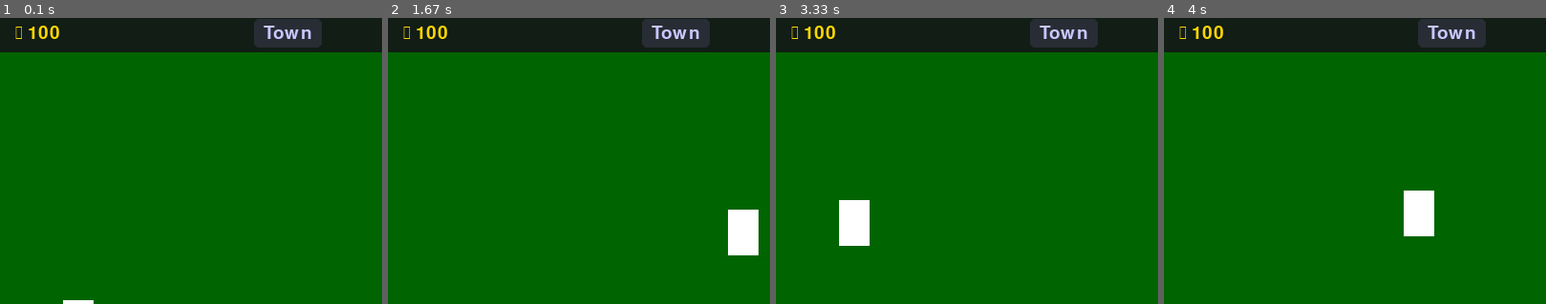
Above: before the commit, frames 1-4 (left to right).
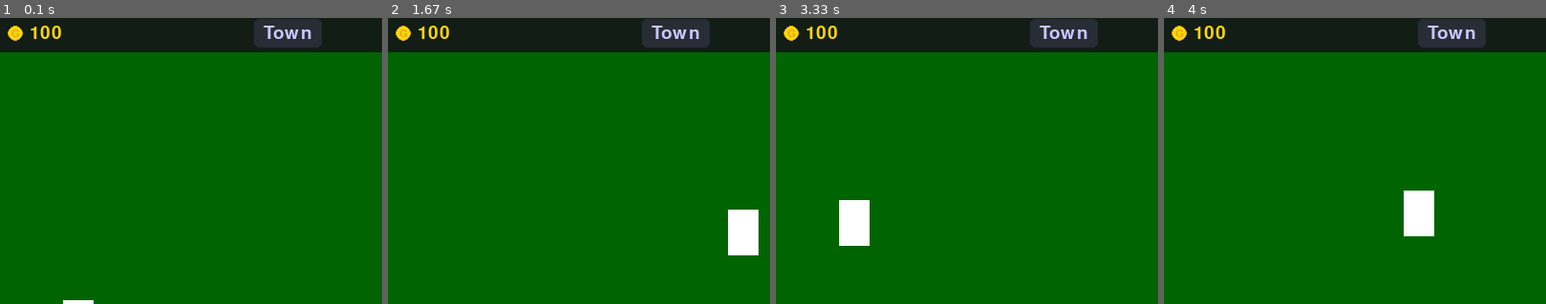
Above: after the commit, the same moments.

Repository: adamjohnlea/pygame-rpg
Game: pygame game, started from main.py
Same seed, same stepped clock (60 frames per second), same inputs: the game is played once before the commit and once after it.
Inputs:
- Up to frame 1 (0.1 s): no input
- Up to frame 2 (1.67 s): hold D 0.33-0.8 s; hold W 0.83-1.13 s; hold D 1.17-1.63 s
- Up to frame 3 (3.33 s): hold A 1.67-2.2 s; hold S 2.23-2.53 s; hold A 2.57-2.97 s; hold W from 3 s (still down)
- Up to frame 4 (4 s): release W at 3.37 s; hold D from 3.4 s (still down)
The pictures show only the part of the screen within x 42-92%, y 1-51%; the shares and areas given below are measured in that part.

The runs differ from the first frame. In frame 1, 0.5% of the frame differs, in the area x 2-16%, y 2-8%; in frame 2, 0.5%; in frame 3, 0.5%; in frame 4, 0.5%.

Commit message:
Replace Unicode gold symbol with custom-drawn coin in HUD

Diff:
--- a/game/hud.py
+++ b/game/hud.py
@@ -8,6 +8,21 @@
         self.animation_speed = 0.1
         self.header_height = 40
         self.font = pygame.font.Font(None, 28)
+        # Gold coin colors
+        self.coin_color = (255, 215, 0)  # Golden yellow
+        self.coin_border = (218, 165, 32)  # Darker gold
+        self.coin_radius = 8
+
+    def draw_gold_coin(self, screen, x, y):
+        # Draw the main coin circle
+        pygame.draw.circle(screen, self.coin_color, (x, y), self.coin_radius)
+        # Draw border
+        pygame.draw.circle(screen, self.coin_border, (x, y), self.coin_radius, 1)
+        # Draw a simple '$' or 'G' in the middle
+        mini_font = pygame.font.Font(None, 16)
+        symbol = mini_font.render("G", True, self.coin_border)
+        symbol_rect = symbol.get_rect(center=(x, y))
+        screen.blit(symbol, symbol_rect)
 
     def update(self, player_stats):
         # Smoothly animate health changes
@@ -56,12 +71,12 @@
         )
         screen.blit(health_text, (170, 10))
 
-        # Draw gold with animation
-        gold_icon = "⚜"  # Unicode symbol for gold
+        # Draw custom gold coin and amount
+        self.draw_gold_coin(screen, 350, 20)  # Draw coin at y=20 to center it vertically
         gold_text = self.font.render(
-            f"{gold_icon} {int(self.animated_gold)}", True, (255, 215, 0)
+            str(int(self.animated_gold)), True, self.coin_color
         )
-        screen.blit(gold_text, (350, 10))
+        screen.blit(gold_text, (365, 10))  # Adjusted x position to account for coin
 
         # Draw room name with a background highlight
         room_text = self.font.render(current_room.capitalize(), True, (200, 200, 255))
